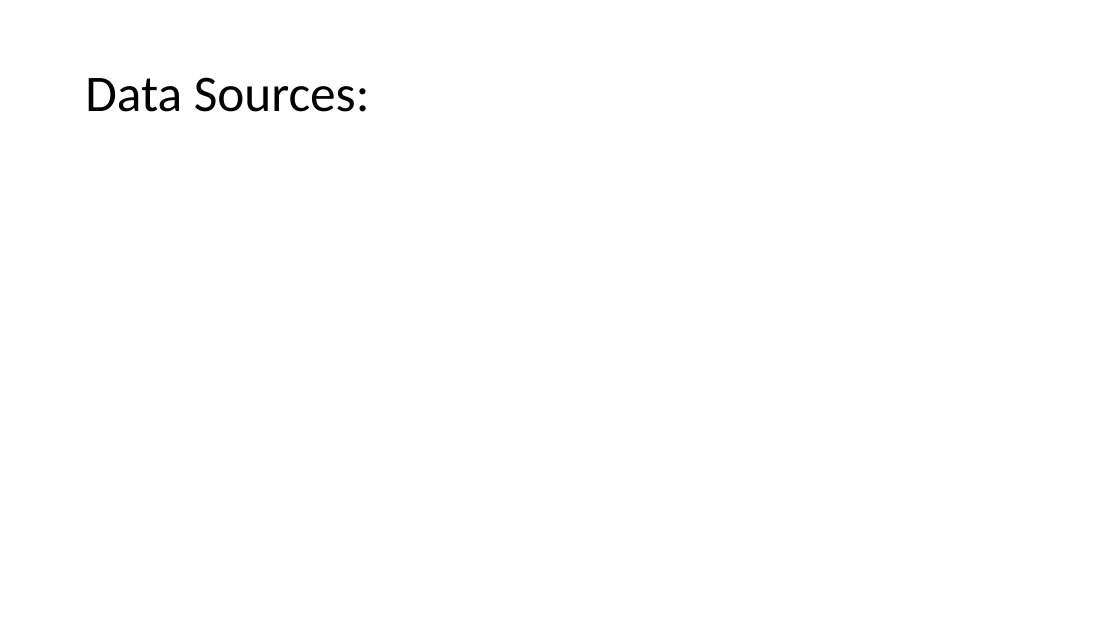
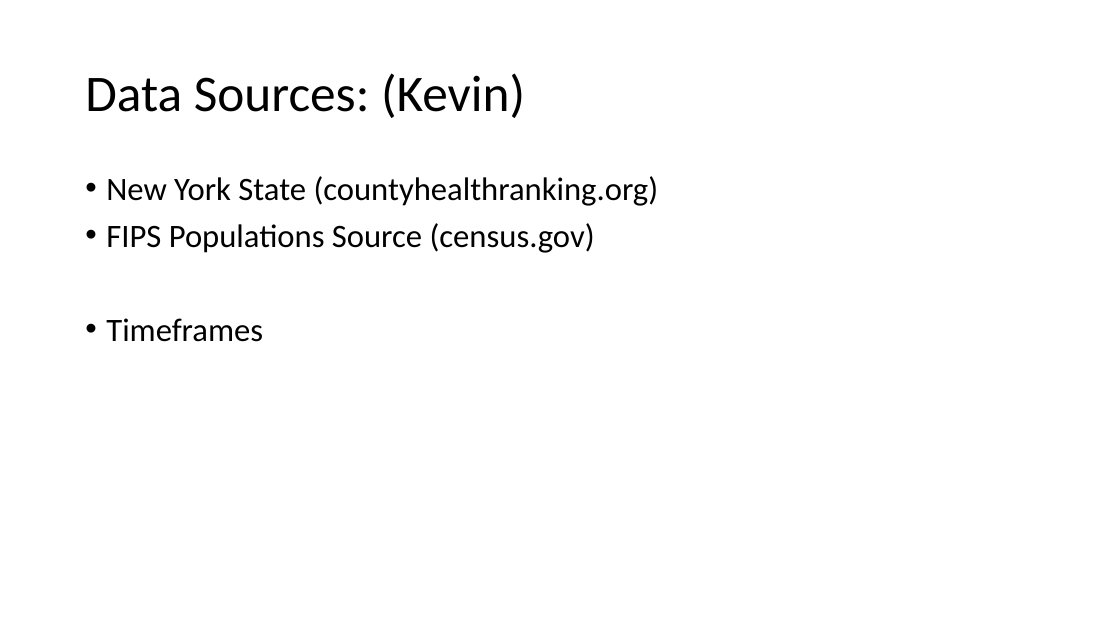
Before and after one commit to Kevin-C3923/Life_Expectancy_Analytics, a slide deck: slide 3 of Dashboard/Dashboard.pptx. Drawn at 1120x630 pixels with LibreOffice and Linux fonts; fonts in the diff are those of the drawing. Boxes give left, top, right and bottom in pixels: in the first picture for what was removed or moved away, otherwise in the second. Text is boxed around its words. In the diff, an @@ line names an element or a change of style, - is before the commit and + after.

```diff
--- a/Dashboard/Dashboard.pptx
+++ b/Dashboard/Dashboard.pptx
@@ title at box(85, 73, 525, 118): text changed @@
-Data Sources:
+Data Sources: (Kevin)
@@ text added at box(106, 176, 659, 342), 28 pt, text #000000 @@
+• New York State (countyhealthranking.org)
+• FIPS Populations Source (census.gov)
+• Timeframes
```
Also in this commit, not shown: 4 other slides changed, 4 slides added, 3 slides removed.
